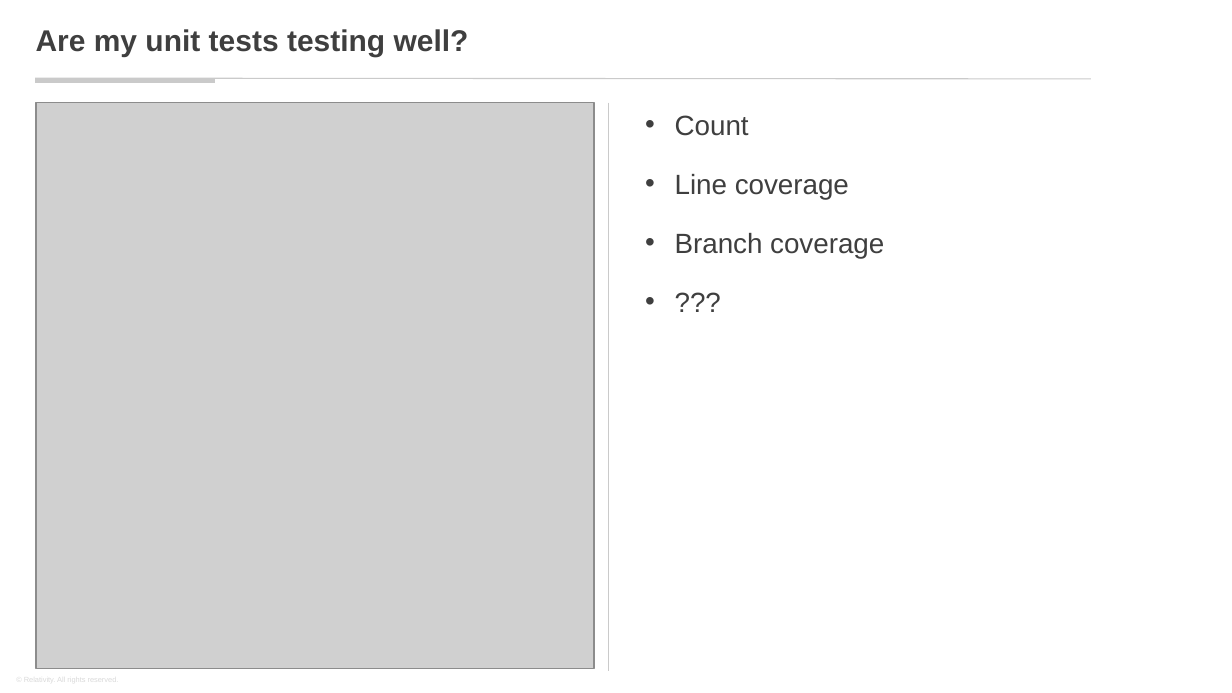
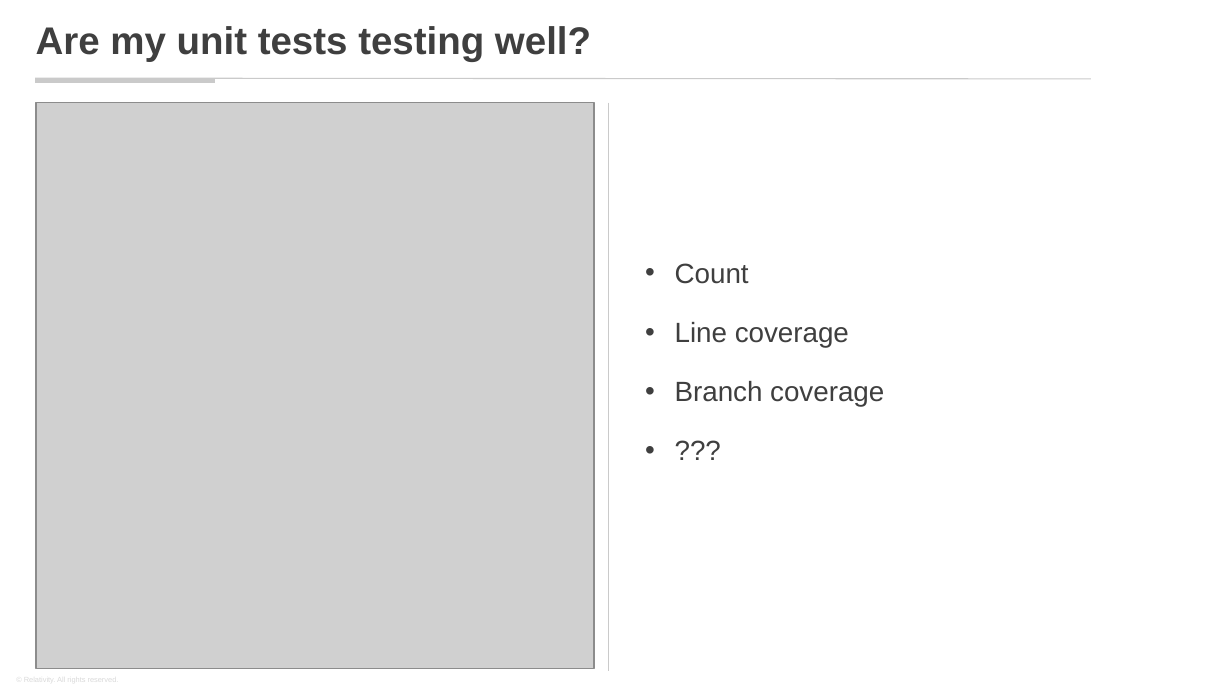
Before and after one commit to KonradGalczynski/Learning, a slide deck: slide 5 of MutationTesting/Are my units testing well.pptx. Drawn at 1232x693 pixels with LibreOffice and Linux fonts; fonts in the diff are those of the drawing; grey boxes stand for pictures; background and template pictures are left out. Boxes give left, top, right and bottom in pixels: in the first picture for what was removed or moved away, otherwise in the second. Text is boxed around its words. In the diff, an @@ line names an element or a change of style, - is before the commit and + after.

```diff
--- a/MutationTesting/Are my units testing well.pptx
+++ b/MutationTesting/Are my units testing well.pptx
@@ title "Are my unit tests testing ..." at [36,26,591,62]: size 14 to 18 pt @@
@@ text "Count": place and size @@
-text "Count" at [675,115,884,258]
+text "Count" at [675,263,884,406]
```
Also in this commit, not shown: 4 other slides changed, 4 slides added.
